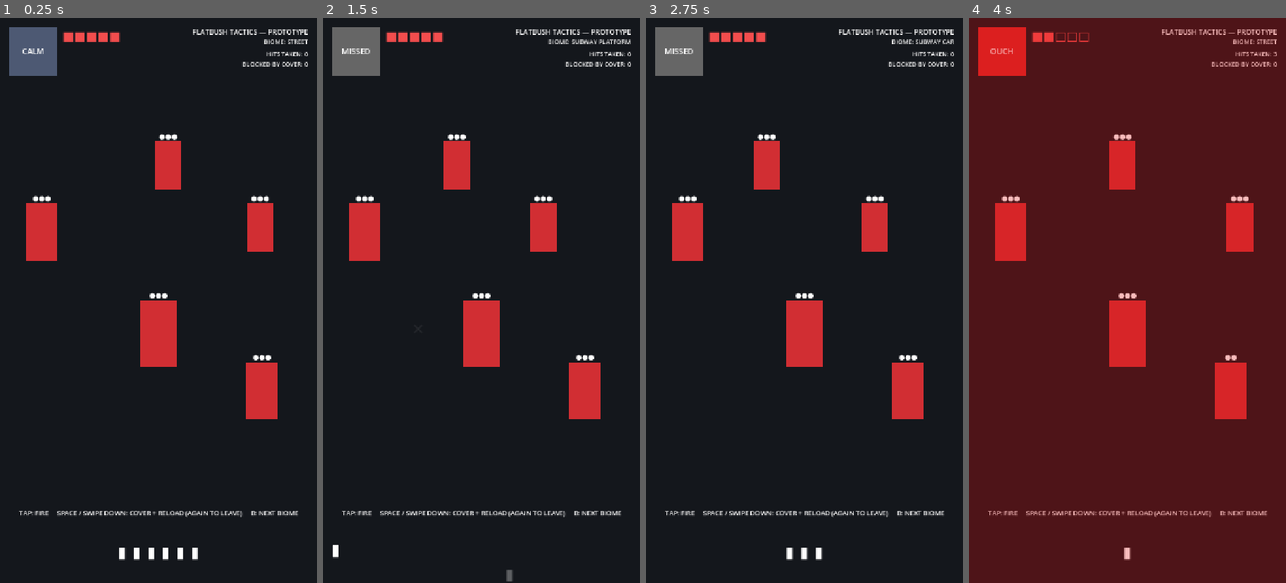
Above: before the commit, frames 1-4 (left to right).
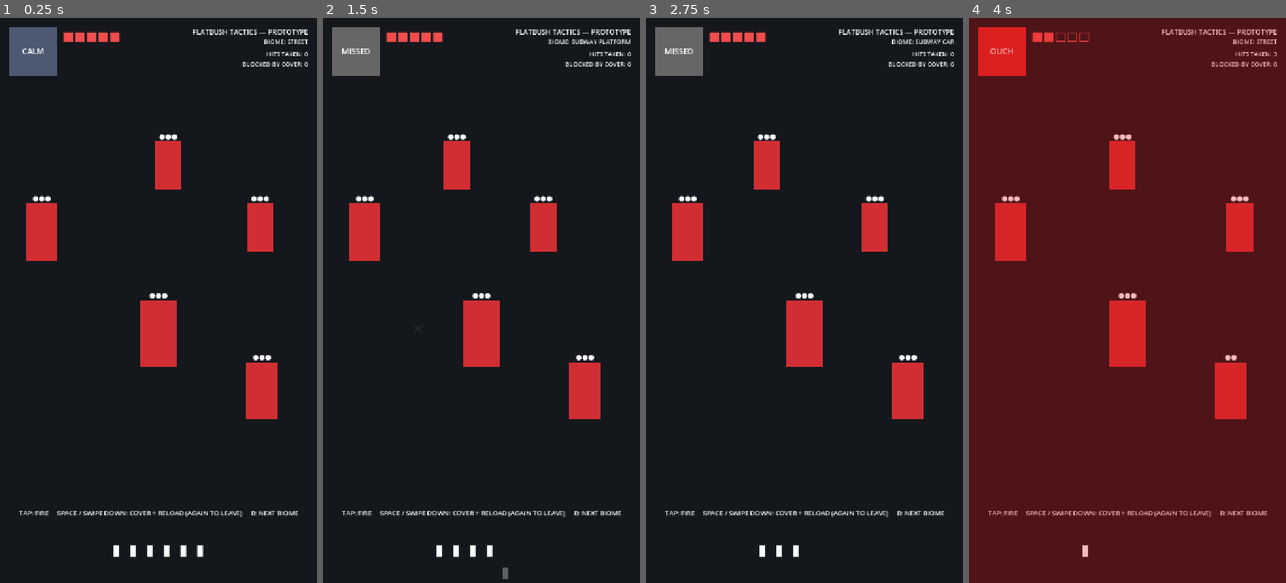
Above: after the commit, the same moments.

Repository: km3337/flatbush-tactics
Game: Godot game, scene res://scenes/Main.tscn
Same seed, same stepped clock (60 frames per second), same inputs: the game is played once before the commit and once after it.
Inputs (mouse positions are in pixels of both pictures, inside the frame that each line leads up to):
- Up to frame 1 (0.25 s): no input
- Up to frame 2 (1.5 s): tap Enter (ui_accept) at 0.5, 0.77, 1.07 s; move the mouse to (551, 272) at 0.52 s; hold Right (ui_right) 0.53-1.25 s; tap B at 0.6 s; click (551, 272) at 0.67 s; drag from (418, 328) to (465, 413) at 1.27 s
- Up to frame 3 (2.75 s): move the mouse to (836, 176) at 2.02 s; hold Right (ui_right) from 2.03 s (still down); tap B at 2.1 s; click (836, 176) at 2.17 s
- Up to frame 4 (4 s): release Right (ui_right) at 2.75 s; drag from (1111, 413) to (1032, 215) at 2.77 s; move the mouse to (1222, 385) at 3.52 s; hold Left (ui_left) from 3.53 s (still down); tap B at 3.6 s; click (1222, 385) at 3.67 s; tap Enter (ui_accept) at 3.77 s

The runs differ from the first frame. In frame 1, 0.4% of the frame differs, in the area x 35-65%, y 93-96%; in frame 2, 0.3%; in frame 3, 0.3%; in frame 4, less than 0.1%.

Commit message:
Fix spent ammo sliding sideways instead of dropping in place
Each round now sits in a fixed-size slot so the ammo row never re-lays out
when a round is hidden; rounds animate inside their slot and snap back on
reload.

Co-Authored-By: Claude Opus 5.5 <noreply@anthropic.com>

Diff:
--- a/prototype/scripts/hud.gd
+++ b/prototype/scripts/hud.gd
@@ -18,6 +18,7 @@
 var hits_taken := 0
 var blocked := 0
 var bullet_nodes: Array[Label] = []
+var bullet_tweens := {}  # Label -> drop Tween in progress
 var reload_tween: Tween
 var reaction_timer: SceneTreeTimer
 var low_health := false
@@ -38,11 +39,18 @@
     for child in ammo_row.get_children(): child.queue_free()
     bullet_nodes.clear()
     for i in maximum:
+        # Each round sits in a fixed slot so the row never re-lays out while a
+        # spent round drops; the round animates freely inside its slot.
+        var slot := Control.new()
+        slot.custom_minimum_size = Vector2(24, 48)
+        slot.mouse_filter = Control.MOUSE_FILTER_IGNORE
         var bullet := Label.new()
         bullet.text = "▮"
         bullet.add_theme_font_size_override("font_size", 34)
         bullet.horizontal_alignment = HORIZONTAL_ALIGNMENT_CENTER
-        ammo_row.add_child(bullet)
+        bullet.size = slot.custom_minimum_size
+        slot.add_child(bullet)
+        ammo_row.add_child(slot)
         bullet_nodes.append(bullet)
 
 func update_ammo(current: int, maximum: int) -> void:
@@ -51,20 +59,24 @@
     for i in bullet_nodes.size():
         var bullet := bullet_nodes[i]
         if i < current:
+            if bullet_tweens.has(bullet):
+                bullet_tweens[bullet].kill()
+                bullet_tweens.erase(bullet)
             bullet.visible = true
             bullet.modulate.a = 1.0
             bullet.position = Vector2.ZERO
-        elif bullet.visible:
+        elif bullet.visible and not bullet_tweens.has(bullet):
             _drop_bullet(bullet)
 
 func _drop_bullet(bullet: Label) -> void:
-    var start := bullet.position
     var tween := create_tween()
-    tween.tween_property(bullet, "position", start + Vector2(7, -2), 0.035)
-    tween.tween_property(bullet, "position", start + Vector2(-6, 2), 0.035)
-    tween.tween_property(bullet, "position", start + Vector2(0, 72), 0.16).set_trans(Tween.TRANS_QUAD)
+    bullet_tweens[bullet] = tween
+    tween.tween_property(bullet, "position", Vector2(7, -2), 0.035)
+    tween.tween_property(bullet, "position", Vector2(-6, 2), 0.035)
+    tween.tween_property(bullet, "position", Vector2(0, 72), 0.16).set_trans(Tween.TRANS_QUAD)
     tween.parallel().tween_property(bullet, "modulate:a", 0.0, 0.14)
     tween.tween_callback(func(): bullet.visible = false)
+    tween.finished.connect(func(): bullet_tweens.erase(bullet))
 
 func show_reload() -> void:
     reload_label.visible = true
